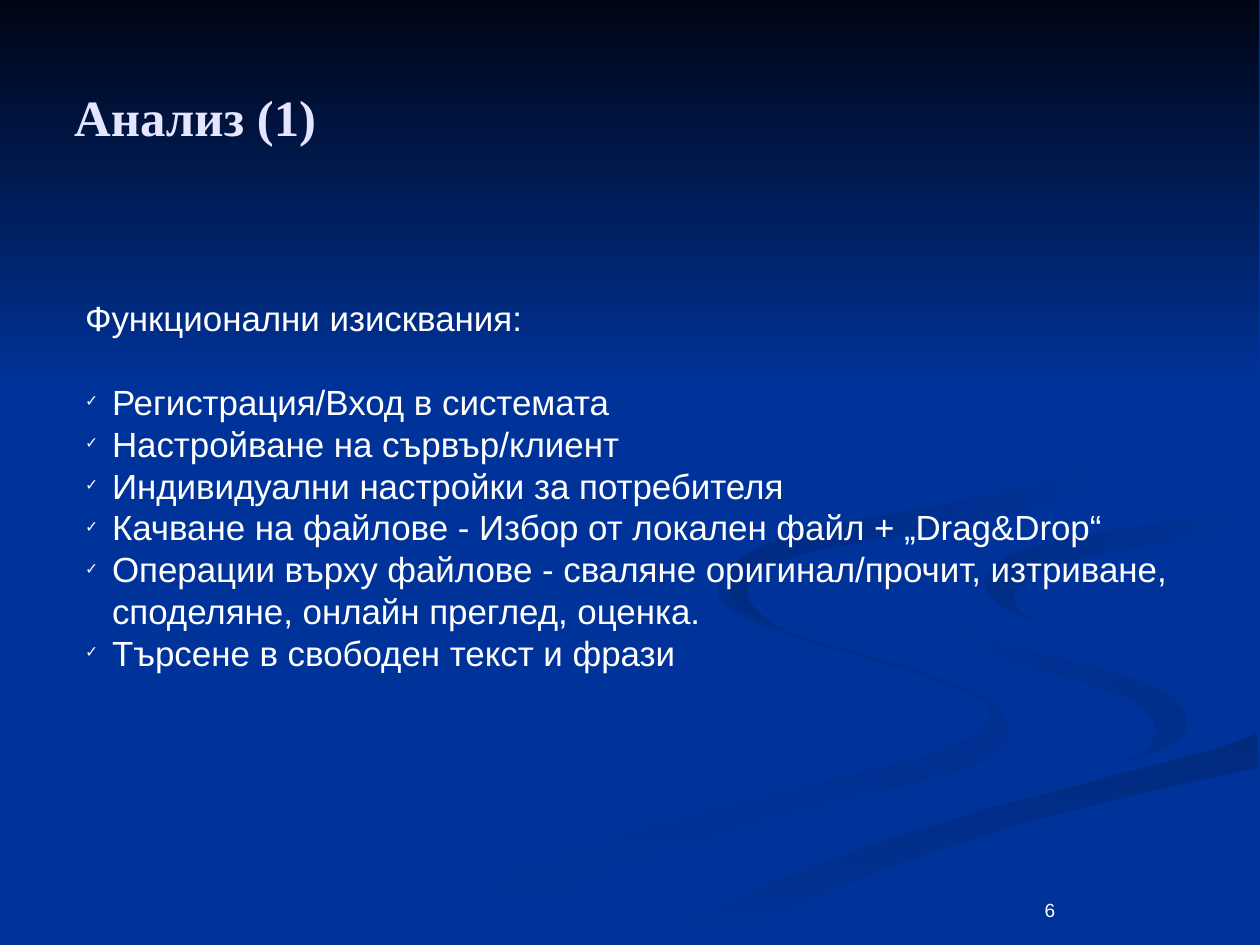
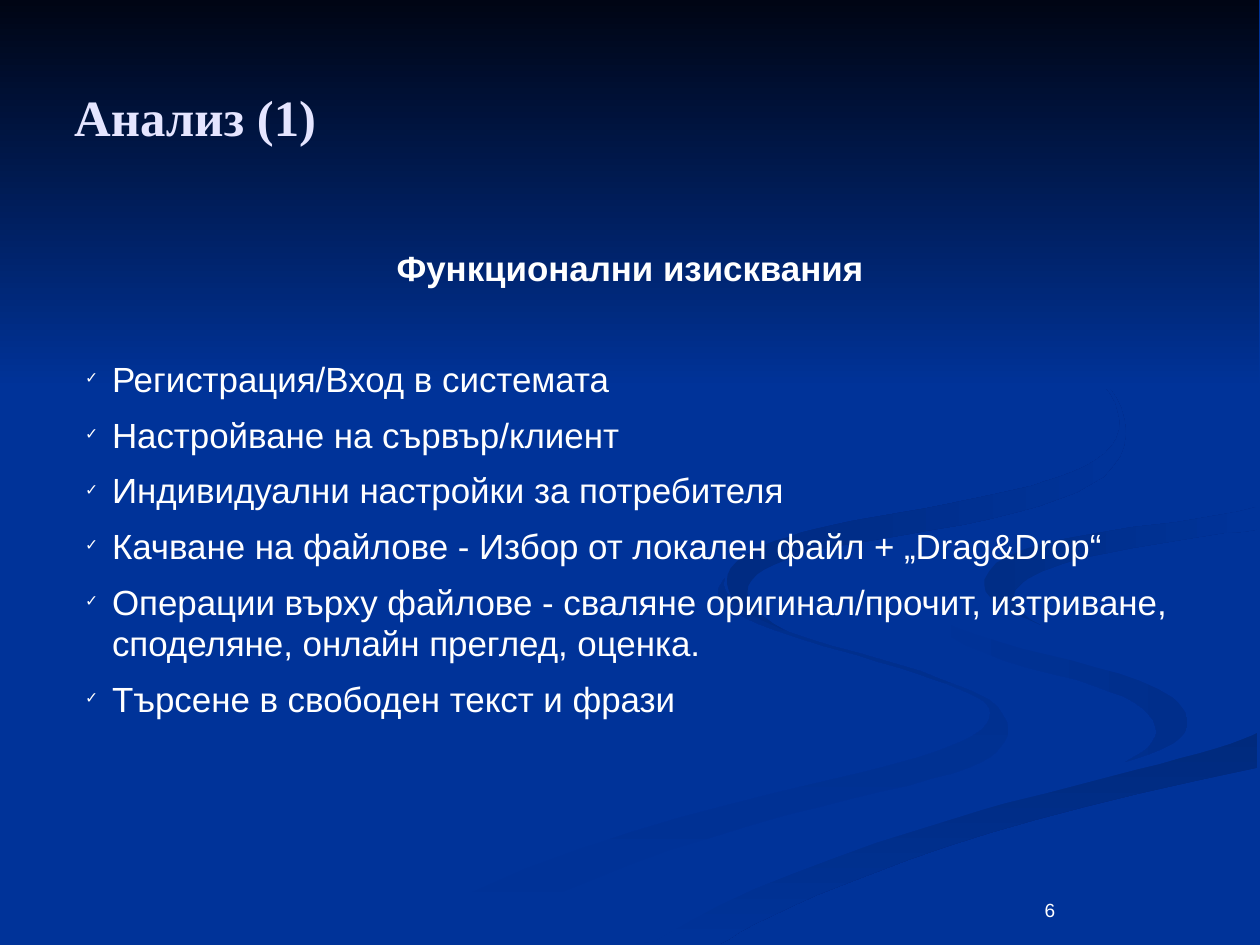
Before and after one commit to aasenov/ultimate-speaker, a slide deck: slide 6 of docs/Diplomna.odp. Drawn at 1260x945 pixels with LibreOffice and Linux fonts; fonts in the diff are those of the drawing. Boxes give left, top, right and bottom in pixels: in the first picture for what was removed or moved away, otherwise in the second. Text is boxed around its words. In the diff, an @@ line names an element or a change of style, - is before the commit and + after.

```diff
--- a/docs/Diplomna.odp
+++ b/docs/Diplomna.odp
@@ text "Функционални изисквания": place and size @@
-text "Функционални изисквания" at (85,306,1167,673)
+text "Функционални изисквания" at (112,256,1167,719)
@@ text at (397,256,863,288): text changed; bold on @@
-Функционални изисквания:
+Функционални изисквания
@@ text at (112,366,1167,719): more space between paragraphs @@
```
Also in this commit, not shown: 6 other slides changed.
